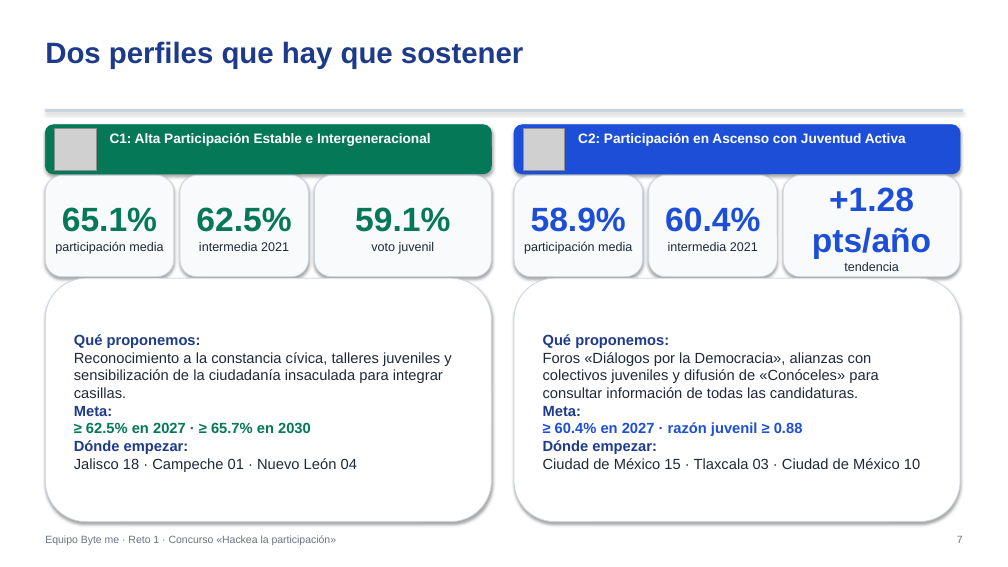
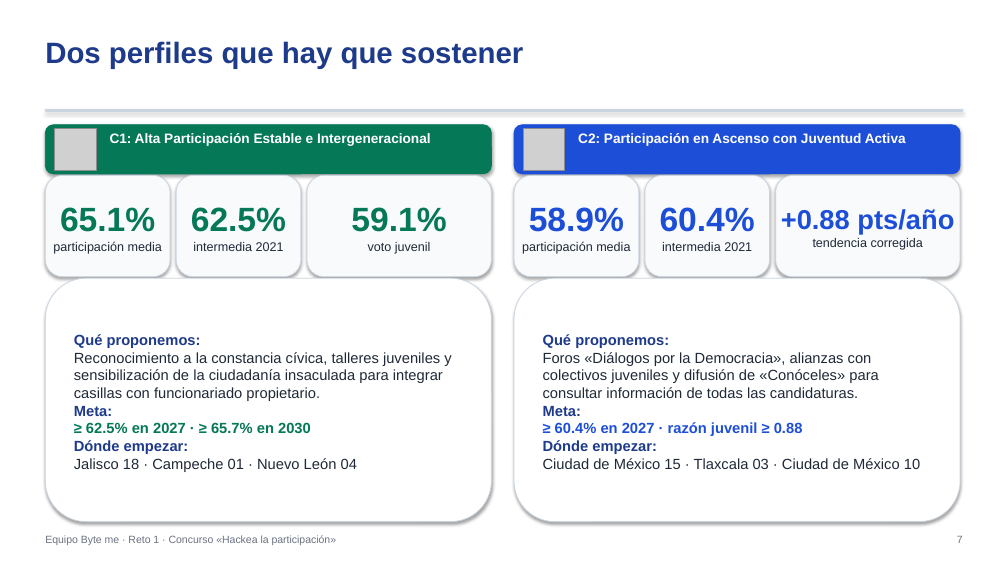
Before and after one commit to Johanan1113/Hackaton_INE_byte_me, a slide deck: slide 7 of outputs/entregables/Presentacion_Ejecutiva_ByteMe.pptx. Drawn at 1008x567 pixels with LibreOffice and Linux fonts; fonts in the diff are those of the drawing; grey boxes stand for pictures. Boxes give left, top, right and bottom in pixels: in the first picture for what was removed or moved away, otherwise in the second. Text is boxed around its words. In the diff, an @@ line names an element or a change of style, - is before the commit and + after.

```diff
--- a/outputs/entregables/Presentacion_Ejecutiva_ByteMe.pptx
+++ b/outputs/entregables/Presentacion_Ejecutiva_ByteMe.pptx
@@ rounded rectangle "65.1%": place and size @@
-rounded rectangle "65.1%" at box(45, 175, 174, 277)
+rounded rectangle "65.1%" at box(45, 175, 170, 277)
@@ rounded rectangle "62.5%": place and size @@
-rounded rectangle "62.5%" at box(180, 175, 309, 277)
+rounded rectangle "62.5%" at box(176, 175, 301, 277)
@@ rounded rectangle "59.1%": place and size @@
-rounded rectangle "59.1%" at box(315, 175, 492, 277)
+rounded rectangle "59.1%" at box(307, 175, 492, 277)
@@ rounded rectangle "58.9%": place and size @@
-rounded rectangle "58.9%" at box(514, 175, 643, 277)
+rounded rectangle "58.9%" at box(514, 175, 639, 277)
@@ rounded rectangle "60.4%": place and size @@
-rounded rectangle "60.4%" at box(649, 175, 777, 277)
+rounded rectangle "60.4%" at box(645, 175, 770, 277)
@@ rounded rectangle "+0.88 pts/año": place and size @@
-rounded rectangle "+0.88 pts/año" at box(783, 175, 960, 277)
+rounded rectangle "+0.88 pts/año" at box(776, 175, 960, 277)
@@ text in rounded rectangle at box(781, 209, 954, 250): text changed; size 32 to 12 pt; text colour #1D4ED8 to #1F2937; bold off @@
-+1.28 pts/año
-tendencia
++0.88 pts/año
+tendencia corregida
@@ text in rounded rectangle at box(74, 352, 451, 401): text changed @@
-Reconocimiento a la constancia cívica, talleres juveniles y sensibilización de la ciudadanía insaculada para integrar casillas.
+Reconocimiento a la constancia cívica, talleres juveniles y sensibilización de la ciudadanía insaculada para integrar casillas con funcionariado propietario.
```
Also in this commit, not shown: 7 other slides changed, 4 other files.
